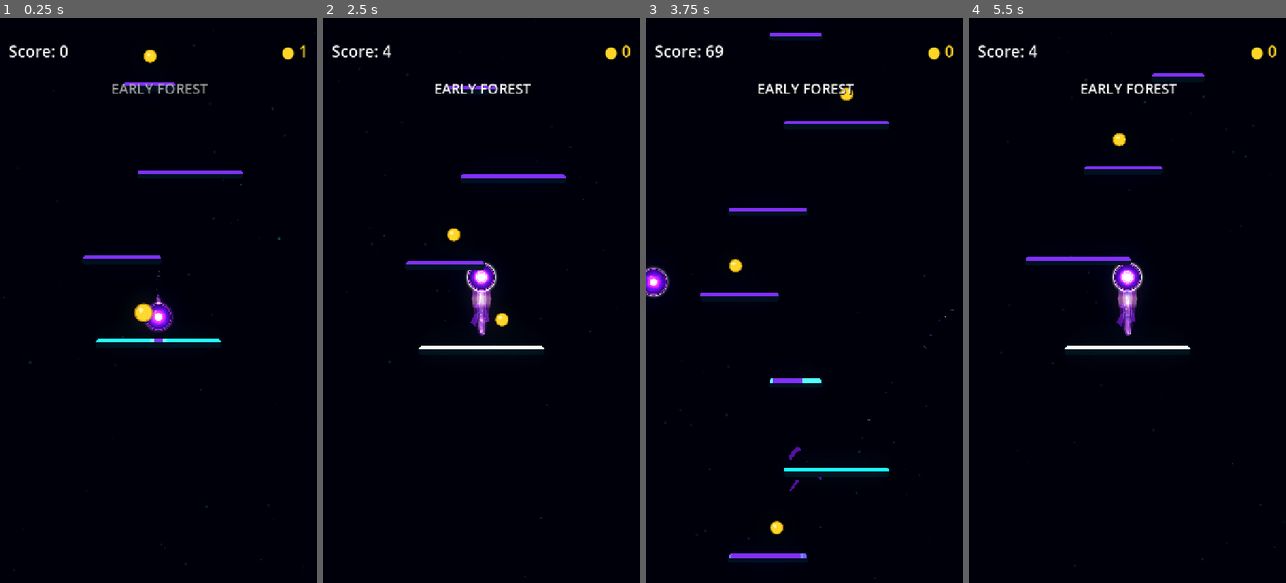
Above: before the commit, frames 1-4 (left to right).
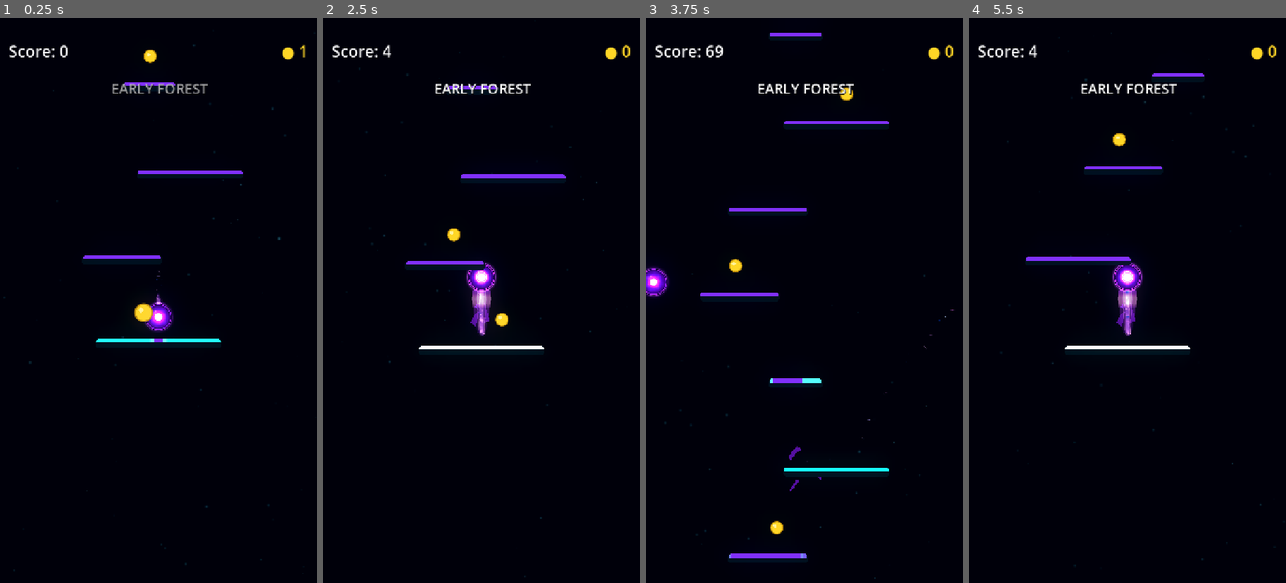
Above: after the commit, the same moments.

Repository: Kryodo/TowerJump
Game: Godot game, scene res://scenes/main.tscn
Same seed, same stepped clock (60 frames per second), same inputs: the game is played once before the commit and once after it.
Inputs (mouse positions are in pixels of both pictures, inside the frame that each line leads up to):
- Up to frame 1 (0.25 s): no input
- Up to frame 2 (2.5 s): move the mouse to (551, 272) at 0.52 s; hold Right (ui_right) 0.53-1.25 s; click (551, 272) at 0.67 s; drag from (418, 328) to (471, 193) at 1.27 s; click "Nochmal spielen" at 2 s
- Up to frame 3 (3.75 s): move the mouse to (836, 176) at 2.77 s; hold Right (ui_right) 2.78-3.5 s; drag from (788, 413) to (734, 215) at 3.52 s
- Up to frame 4 (5.5 s): move the mouse to (1222, 385) at 4.27 s; hold Left (ui_left) 4.28-5 s; click "Nochmal spielen" at 5 s

The runs differ from the first frame. In frame 2, 0.1% of the frame differs, in the area x 45-55%, y 43-49%; in frame 3, less than 0.1%; in frame 4, 0.1%.

Commit message:
Keep landing rim flare colored and restrained

Diff:
--- a/scenes/ball_rim_halo.gdshader
+++ b/scenes/ball_rim_halo.gdshader
@@ -46,29 +46,28 @@
 		* field_falloff
 		* organic_variation
 		* rim_breath
-		* (1.0 + landing_charge * 0.28 + landing_flash * 1.20);
+		* (1.0 + landing_charge * 0.28 + landing_flash * 0.62);
 
 	float contour = exp(-pow((d - contour_radius) / 0.027, 2.0));
-	float contour_strength = contour * edge_reveal * field_falloff * 0.24 * rim_breath * (1.0 + landing_charge * 0.30 + landing_flash * 1.35);
+	float contour_strength = contour * edge_reveal * field_falloff * 0.24 * rim_breath * (1.0 + landing_charge * 0.30 + landing_flash * 0.72);
 	float strength = clamp(field_strength + contour_strength, 0.0, 0.86);
 
 	vec3 glow_color;
 	vec3 contour_color;
-	vec3 confirmation_color;
 	if (palette_mode == 1) {
 		glow_color = vec3(0.42, 0.055, 1.0);
 		contour_color = vec3(1.20, 0.45, 2.3);
-		confirmation_color = vec3(3.4, 2.8, 4.0);
 	} else {
 		glow_color = vec3(0.045, 0.52, 1.15);
 		contour_color = vec3(0.34, 1.22, 2.35);
-		confirmation_color = vec3(2.8, 3.8, 4.2);
 	}
 
 	float contour_mix = clamp(contour_strength / max(strength, 0.001), 0.0, 1.0);
 	vec3 field_color = mix(glow_color, contour_color, contour_mix);
+	// Confirmation brightens the existing cyan/violet contour instead of
+	// bleaching the rim to white on every frequent landing.
 	float charge_tint = clamp(landing_charge * 0.12, 0.0, 0.12);
-	field_color = mix(field_color, confirmation_color, charge_tint);
-	field_color = mix(field_color, confirmation_color, landing_flash * 0.78);
+	float contact_tint = clamp(landing_flash * 0.24, 0.0, 0.24);
+	field_color = mix(field_color, contour_color, charge_tint + contact_tint);
 	COLOR = vec4(field_color, strength);
 }
